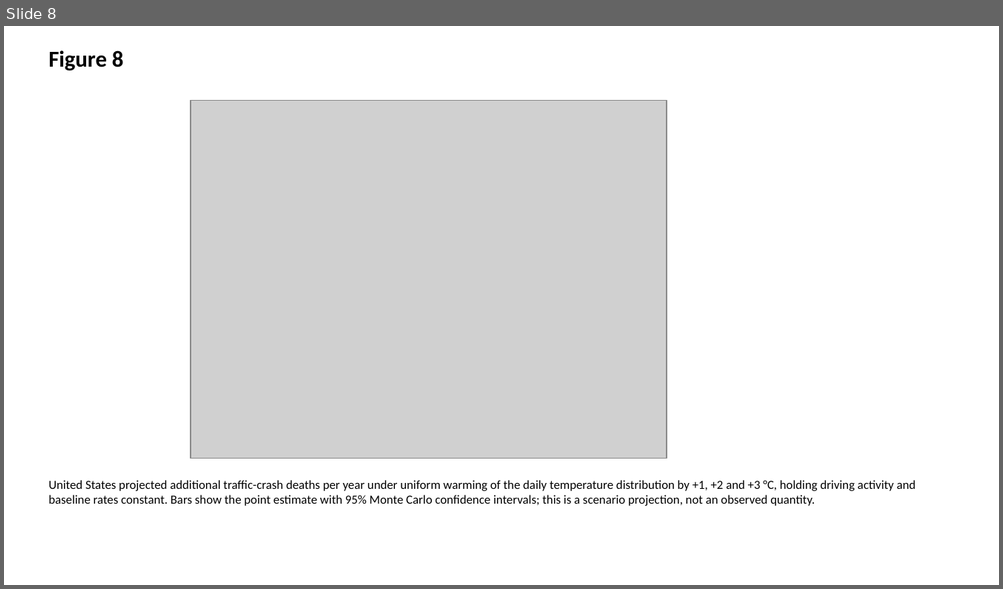
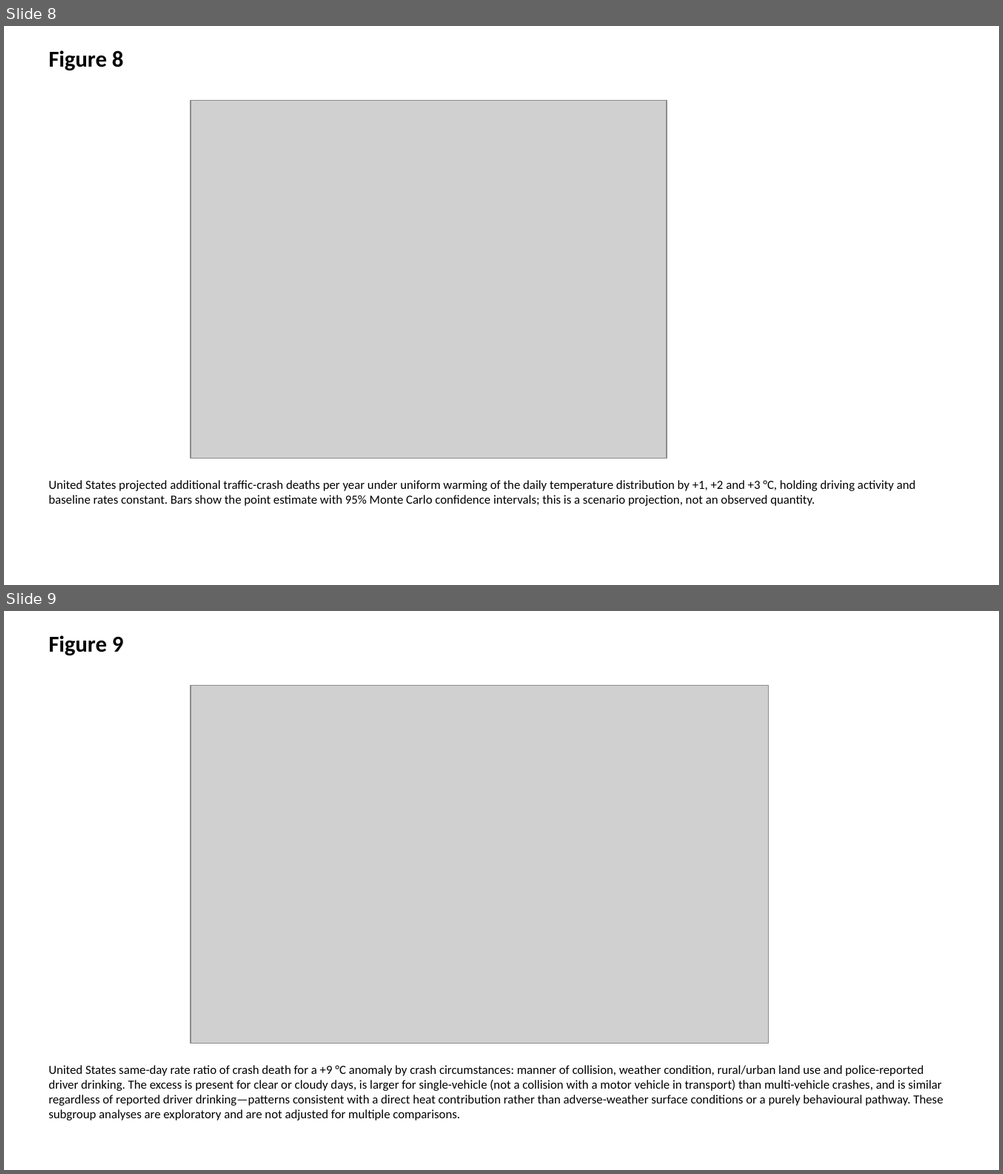
Before and after one commit to bougtoir/heat-accidents-mortality, a slide deck: output/manuscript/figures.pptx. Shown one above the other, each under a label of ours: slide 8 before the commit, slides 8 and 9 after it. The pictures are 1003x589 and 1003x1174 pixels, drawn with LibreOffice and Linux fonts; fonts in the diff are those of the drawing; grey boxes stand for pictures. Boxes give left, top, right and bottom in pixels: in the first picture for what was removed or moved away, otherwise in the second. Text is boxed around its words. In the diff, an @@ line names an element or a change of style, - is before the commit and + after.

```diff
--- a/output/manuscript/figures.pptx
+++ b/output/manuscript/figures.pptx
@@ slide 9 added at [4, 611, 999, 1170], background #FFFFFF @@
@@ text added at [48, 635, 124, 656], 22 pt, text #000000, bold @@
+Figure 9
@@ picture added at [190, 686, 768, 1044] @@
@@ text added at [48, 1065, 942, 1121], 12 pt, text #000000 @@
+United States same-day rate ratio of crash death for a +9 °C anomaly by crash circumstances: manner of collision, weather condition, rural/urban land use and police-reported driver drinking. The excess is present for clear or cloudy days, is larger for single-vehicle (not a collision with a motor vehicle in transport) than multi-vehicle crashes, and is similar regardless of reported driver drinking—patterns consistent with a direct heat contribution rather than adverse-weather surface conditions or a purely behavioural pathway. These subgroup analyses are exploratory and are not adjusted for multiple comparisons.
```
Also in this commit, not shown: 2 slides changed, 57 other files.
